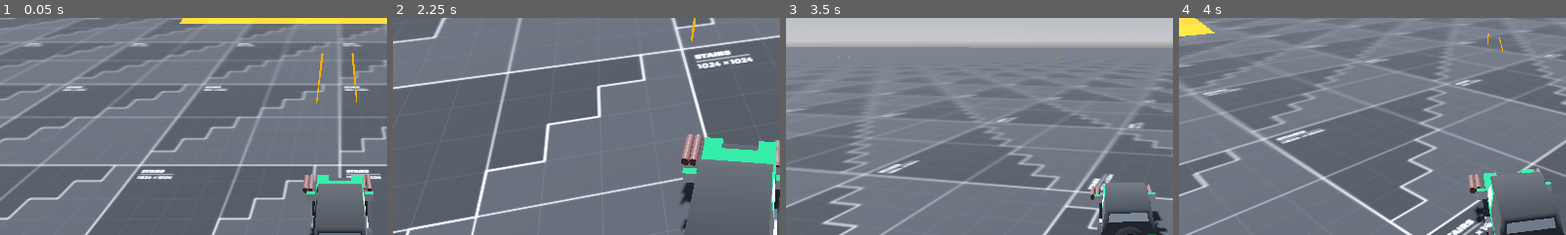
Above: before the commit, frames 1-4 (left to right).
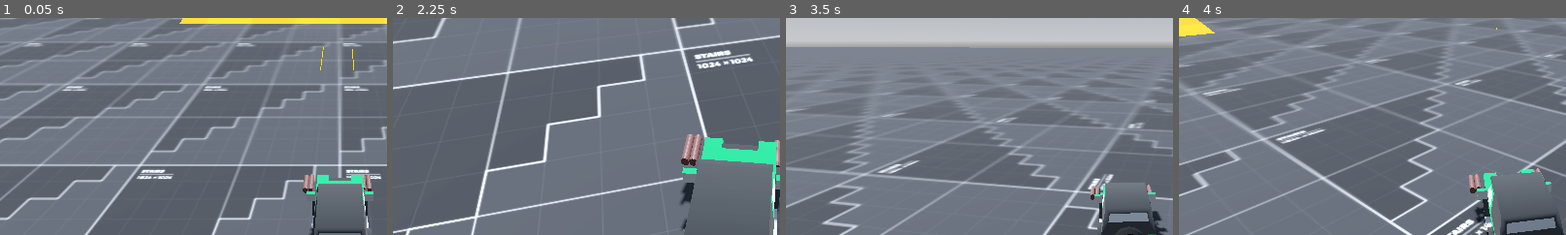
Above: after the commit, the same moments.

Repository: stmSi/arcade-vehicle
Game: Godot game, scene res://src/TestScenes/single_drive_level.tscn
The game is run twice, just before and just after one commit, with the same random seed, the same clock (stepped at 60 frames per second) and the same inputs.
Inputs (mouse positions are % of the whole screen's width and height, from its top left):
- Up to frame 1 (0.05 s): no input
- Up to frame 2 (2.25 s): move the mouse to (72, 45) at 0.52 s; press the mouse at (72, 45) at 0.53 s; hold D (steer_right) 0.53-1.28 s; move the mouse to (30, 55) at 1.27 s; release the mouse at (30, 55) at 1.28 s; hold S (back) 1.28-2.03 s; tap Space (break) at 1.35 s; click (30, 55) at 1.55 s; move the mouse to (60, 28) at 2.02 s; press the mouse at (60, 28) at 2.03 s; hold D (steer_right) from 2.03 s (still down)
- Up to frame 3 (3.5 s): move the mouse to (45, 70) at 2.77 s; release D (steer_right) at 2.78 s; release the mouse at (45, 70) at 2.78 s; hold W (accelerate) from 2.78 s (still down); click (45, 70) at 2.85 s
- Up to frame 4 (4 s): move the mouse to (80, 65) at 3.52 s; release W (accelerate) at 3.53 s; hold A (steer_left) from 3.53 s (still down); hold Space (break) from 3.53 s (still down); click (80, 65) at 3.8 s
The pictures show only the part of the screen within x 6-56%, y 0-50%; the shares and areas given below are measured in that part.

The runs differ from the first frame. In frame 1, 0.2% of the frame differs, in the area x 81-93%, y 13-40%; in frame 2, less than 0.1%; in frame 3, less than 0.1%; in frame 4, less than 0.1%.

Commit message:
added gun sound and adjust some bullet properties.

Diff:
--- a/src/CarTemplate/Bullet.gd
+++ b/src/CarTemplate/Bullet.gd
@@ -1,5 +1,5 @@
 extends Node3D
-@export var bullet_speed = 100.0
+@export var bullet_speed = 150.0
 
 # Called every physics frame. 'delta' is the elapsed time since the previous frame.
 func _physics_process(delta):
--- a/src/CarTemplate/bullet.tscn
+++ b/src/CarTemplate/bullet.tscn
@@ -4,27 +4,28 @@
 
 [sub_resource type="StandardMaterial3D" id="StandardMaterial3D_ugd4s"]
 shading_mode = 0
-albedo_color = Color(1, 0.54902, 0, 1)
+albedo_color = Color(1, 0.760784, 0, 1)
 disable_receive_shadows = true
 grow = true
 grow_amount = 0.02
 
 [sub_resource type="CylinderMesh" id="CylinderMesh_2pqkq"]
 material = SubResource("StandardMaterial3D_ugd4s")
-top_radius = 0.001
-bottom_radius = 0.03
-height = 5.0
+top_radius = 0.0
+bottom_radius = 0.002
+height = 3.0
+radial_segments = 5
 
 [node name="Bullet" type="Node3D"]
 script = ExtResource("1_v5qm8")
 
 [node name="MeshInstance3D" type="MeshInstance3D" parent="."]
-transform = Transform3D(-1, 8.74228e-08, 3.82137e-15, 0, -4.37114e-08, 1, 8.74228e-08, 1, 4.37114e-08, -0.038614, 0, -1.97667)
+transform = Transform3D(-1, 8.74228e-08, 3.82137e-15, 0, -4.37114e-08, 1, 8.74228e-08, 1, 4.37114e-08, -0.038614, 0, -1.48761)
 cast_shadow = 0
 mesh = SubResource("CylinderMesh_2pqkq")
 
 [node name="BulletLifeTime" type="Timer" parent="."]
-wait_time = 2.0
+wait_time = 2.5
 one_shot = true
 autostart = true
 
--- a/src/CarTemplate/machineGun.gd
+++ b/src/CarTemplate/machineGun.gd
@@ -3,7 +3,7 @@
 
 @export var delay_sec_between_shot: float = 0.1
 @onready var delay_shot_timer = $DelayShotTimer
-
+@onready var gun_sound_player: AudioStreamPlayer3D = $GunSoundPlayer
 @export var BulletScene: PackedScene
 var ready_to_shoot: bool = true
 # Called when the node enters the scene tree for the first time.
@@ -23,6 +23,8 @@
 		get_tree().root.add_child(bullet)
 #		add_child(bullet)
 		delay_shot_timer.start()
+
+		gun_sound_player.play()
 		ready_to_shoot = false
 	pass
 
--- a/src/CarTemplate/machine_gun.tscn
+++ b/src/CarTemplate/machine_gun.tscn
@@ -1,8 +1,9 @@
-[gd_scene load_steps=4 format=3 uid="uid://qlqbyhv0vux6"]
+[gd_scene load_steps=5 format=3 uid="uid://qlqbyhv0vux6"]
 
 [ext_resource type="Script" path="res://src/CarTemplate/machineGun.gd" id="1_ax3ro"]
 [ext_resource type="PackedScene" uid="uid://df86tntbe7o7r" path="res://Assets/WeaponsModels/machine-gun.gltf" id="2_kp1ny"]
 [ext_resource type="PackedScene" uid="uid://bfh4k7308wjf" path="res://src/CarTemplate/bullet.tscn" id="3_mrxat"]
+[ext_resource type="AudioStream" uid="uid://drrr16gge38q4" path="res://Assets/Audio/gun.wav" id="4_ccwib"]
 
 [node name="machineGun" type="Node3D"]
 script = ExtResource("1_ax3ro")
@@ -13,4 +14,7 @@
 
 [node name="Bullet" parent="." instance=ExtResource("3_mrxat")]
 
+[node name="GunSoundPlayer" type="AudioStreamPlayer3D" parent="."]
+stream = ExtResource("4_ccwib")
+
 [connection signal="timeout" from="DelayShotTimer" to="." method="_on_delay_shot_timer_timeout"]
Not shown, added: Assets/Audio/gun.wav.import
Not shown, added: Assets/Audio/gun.aup3
Not shown, added: Assets/Audio/gun.aup3-shm
Not shown, added: Assets/Audio/gun.aup3-wal
Not shown, added: Assets/Audio/gun.wav
